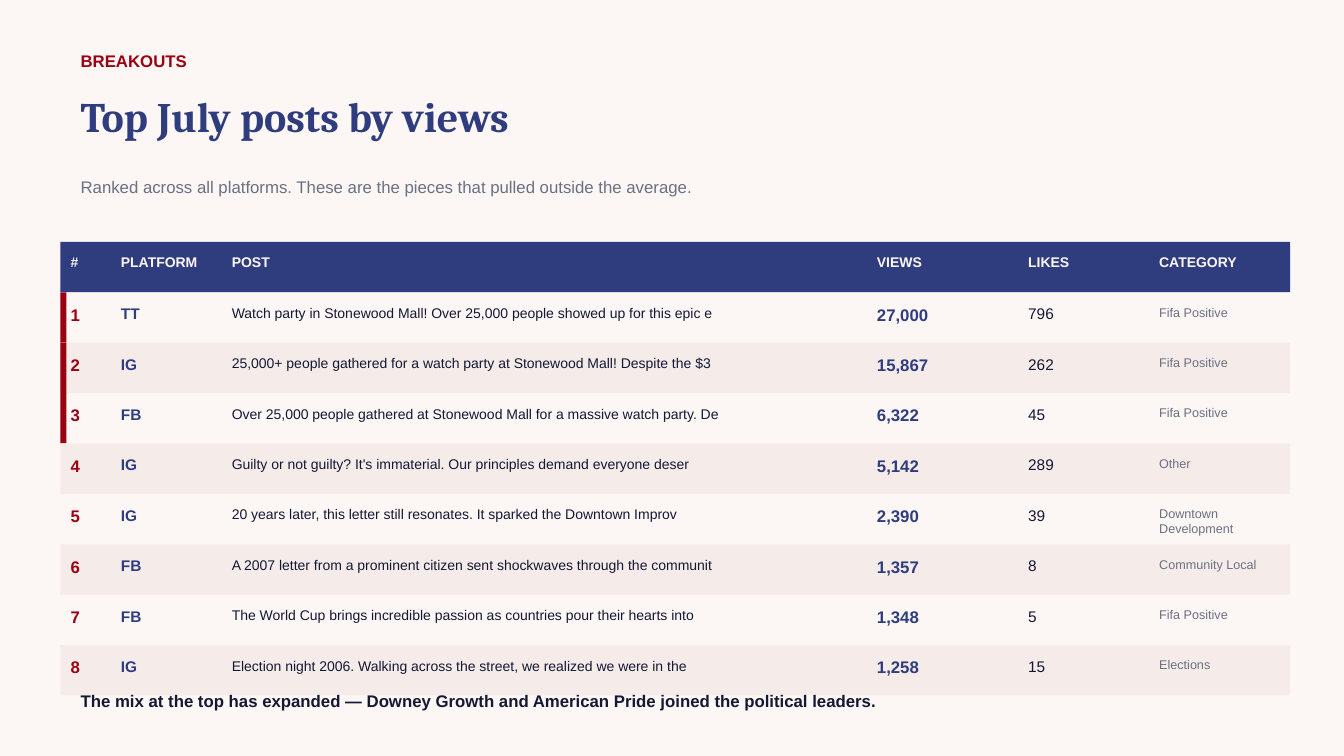
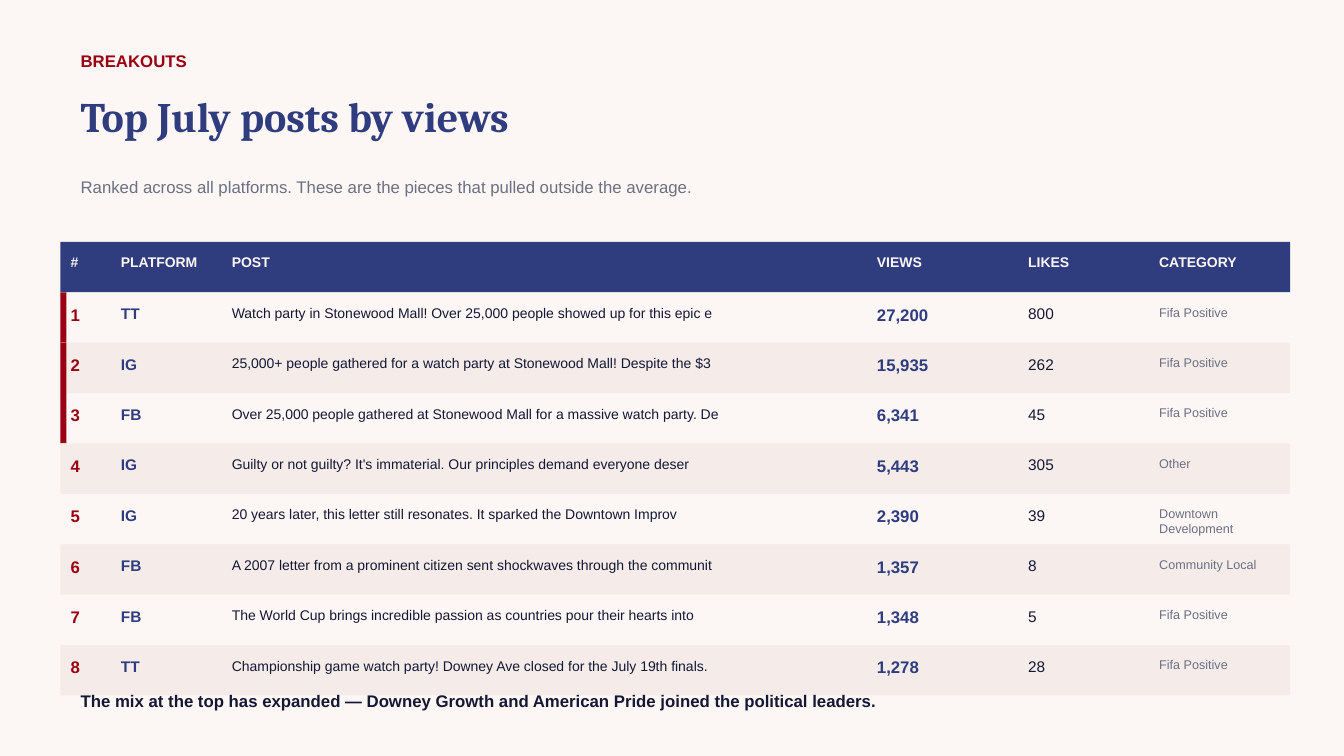
Before and after one commit to zvmmer/talking-downey-kpis, a slide deck: slide 5 of MONTHLY_REPORT_2026-07.pptx. Drawn at 1344x756 pixels with LibreOffice and Linux fonts; fonts in the diff are those of the drawing. Boxes give left, top, right and bottom in pixels: in the first picture for what was removed or moved away, otherwise in the second. Text is boxed around its words. In the diff, an @@ line names an element or a change of style, - is before the commit and + after.

```diff
--- a/MONTHLY_REPORT_2026-07.pptx
+++ b/MONTHLY_REPORT_2026-07.pptx
@@ text at (877, 309, 928, 324): text changed @@
-27,000
+27,200
@@ text at (1028, 308, 1054, 319): text changed @@
-796
+800
@@ text at (877, 359, 928, 374): text changed @@
-15,867
+15,935
@@ text at (877, 409, 919, 424): text changed @@
-6,322
+6,341
@@ text at (877, 460, 919, 475): text changed @@
-5,142
+5,443
@@ text at (1028, 459, 1054, 470): text changed @@
-289
+305
@@ text at (121, 661, 140, 672): text changed @@
-IG
+TT
@@ text at (232, 661, 707, 674): text changed @@
-Election night 2006. Walking across the street, we realized we were in the
+Championship game watch party! Downey Ave closed for the July 19th finals.
@@ text at (877, 661, 919, 676): text changed @@
-1,258
+1,278
@@ text at (1028, 661, 1045, 672): text changed @@
-15
+28
@@ text at (1159, 660, 1228, 669): text changed @@
-Elections
+Fifa Positive
```
Also in this commit, not shown: 4 other slides changed, 5 other files.
